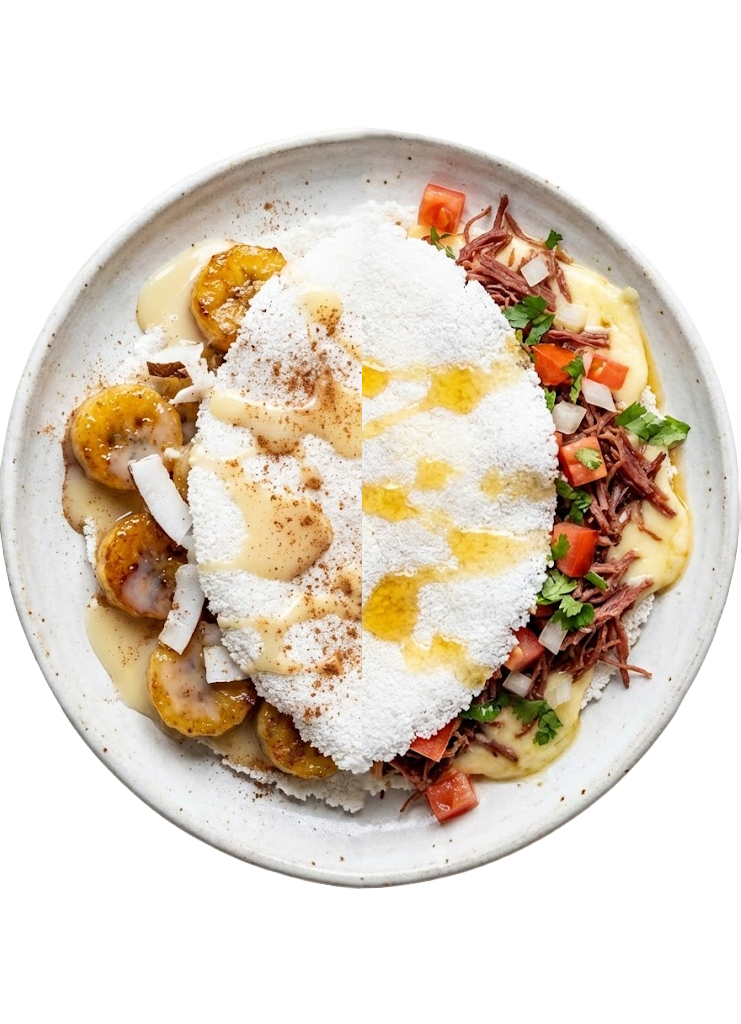
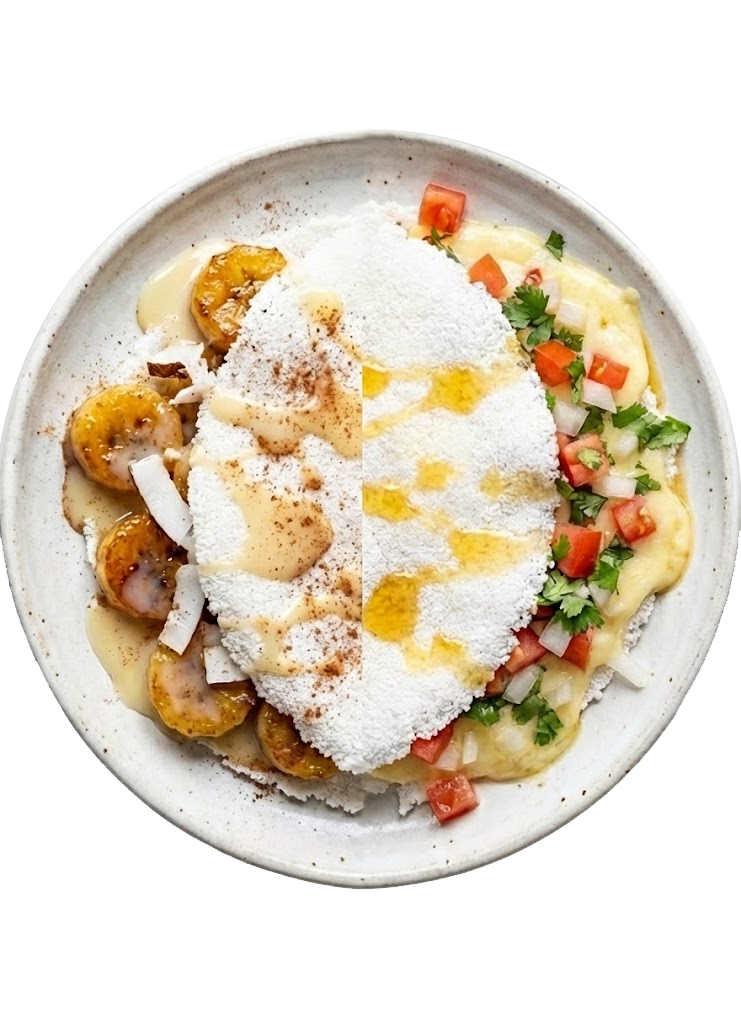
Two versions of the same layered image (w=741, h=1024). Layer-by-layer changes:
added layer "Layer 6" above "Layer 5" over [0, 129, 741, 890]
hid "Layer 5" over [341, 127, 741, 890]
hid "Layer 4" over [0, 127, 362, 890]